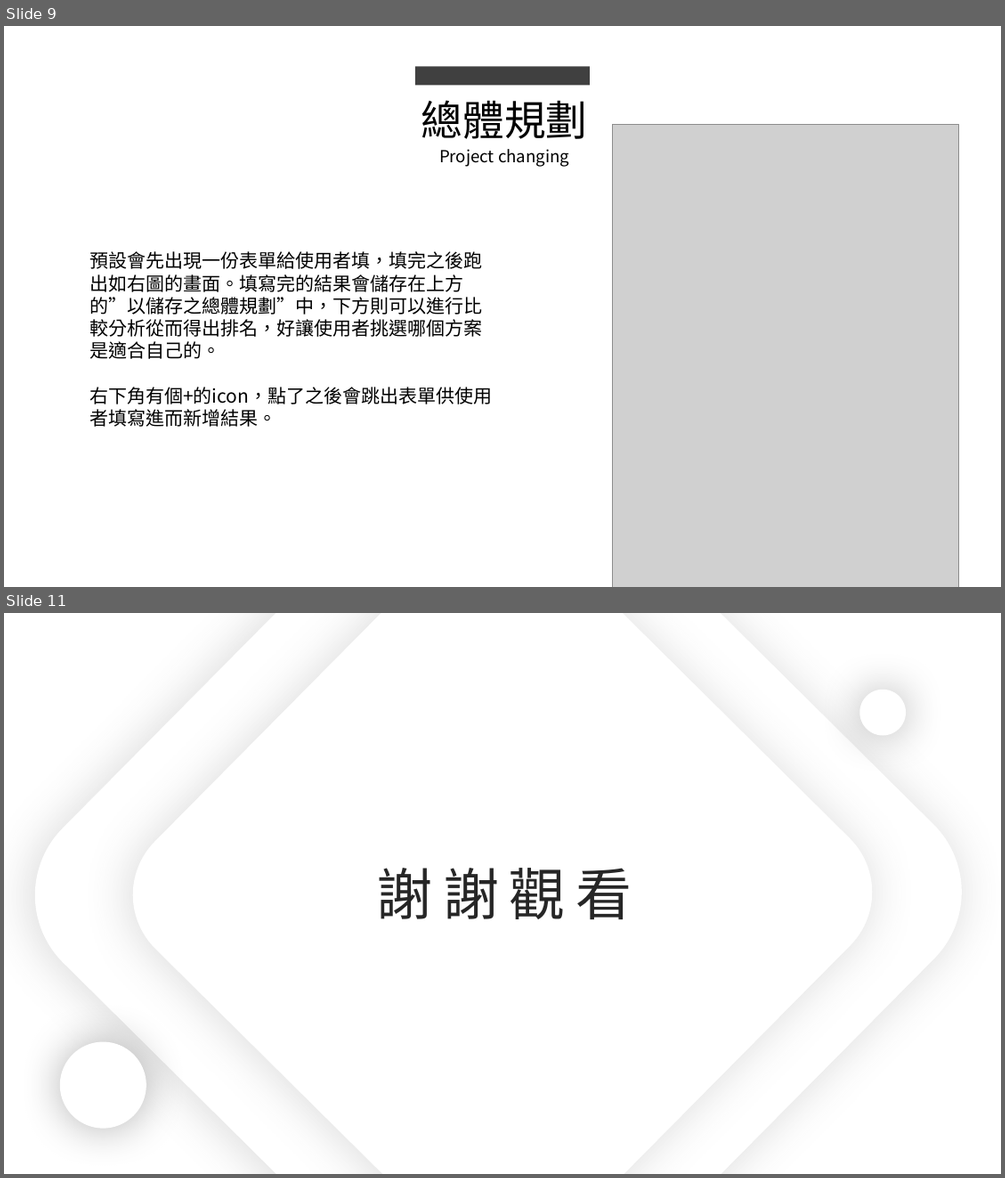
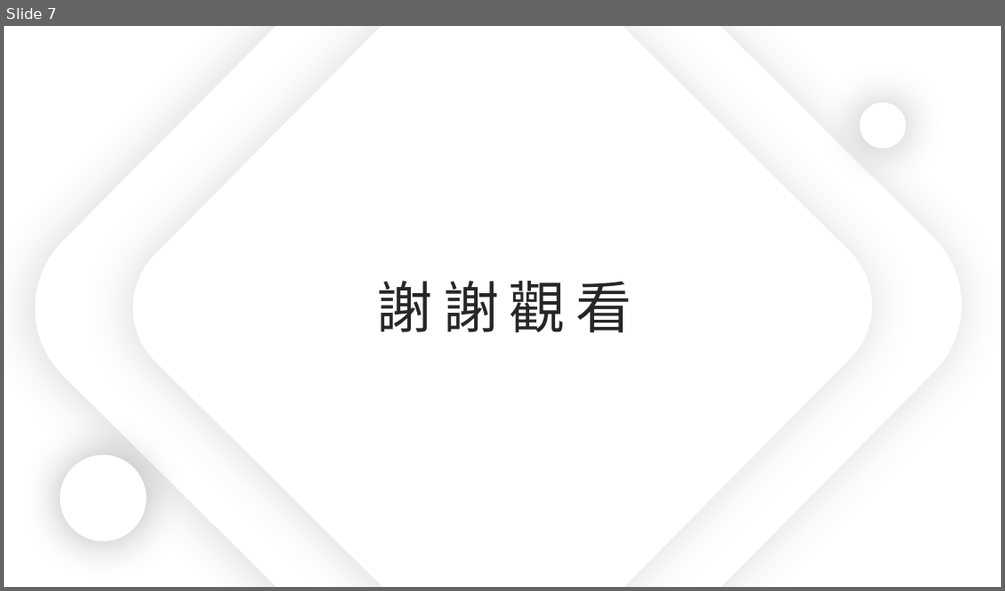
Before and after one commit to king637324/KnowledgeGreenhouseSystem, a slide deck: 工作日報_葉柏漢/2021.07.13工作日報_葉柏漢.pptx. Shown one above the other, each under a label of ours: slides 9 and 11 before the commit, slide 7 after it; the slides between them are not shown. The pictures are 1005x1178 and 1005x591 pixels, drawn with LibreOffice and Linux fonts; fonts in the diff are those of the drawing; grey boxes stand for pictures. Boxes give left, top, right and bottom in pixels: in the first picture for what was removed or moved away, otherwise in the second. Text is boxed around its words. In the diff, an @@ line names an element or a change of style, - is before the commit and + after.

```diff
--- a/工作日報_葉柏漢/2021.07.13工作日報_葉柏漢.pptx
+++ b/工作日報_葉柏漢/2021.07.13工作日報_葉柏漢.pptx
@@ slide 9 removed at (x1=4, y1=26, x2=1001, y2=587), background #FFFFFF @@
@@ rectangle removed at (x1=415, y1=66, x2=590, y2=85) @@
@@ text removed at (x1=421, y1=100, x2=588, y2=139) @@
-總體規劃
@@ picture removed at (x1=613, y1=125, x2=960, y2=587) @@
@@ text removed at (x1=439, y1=149, x2=569, y2=167) @@
-Project changing
@@ text removed at (x1=89, y1=251, x2=492, y2=426) @@
-預設會先出現一份表單給使用者填，填完之後跑出如右圖的畫面。填寫完的結果會儲存在上方的”以儲存之總體規劃”中，下方則可以進行比較分析從而得出排名，好讓使用者挑選哪個方案是適合自己的。
-右下角有個+的icon，點了之後會跳出表單供使用者填寫進而新增結果。
@@ what was slide 11 is now slide 7 @@
```
Also in this commit, not shown: 4 slides changed, 2 slides added, 5 other slides removed, 6 other files.
